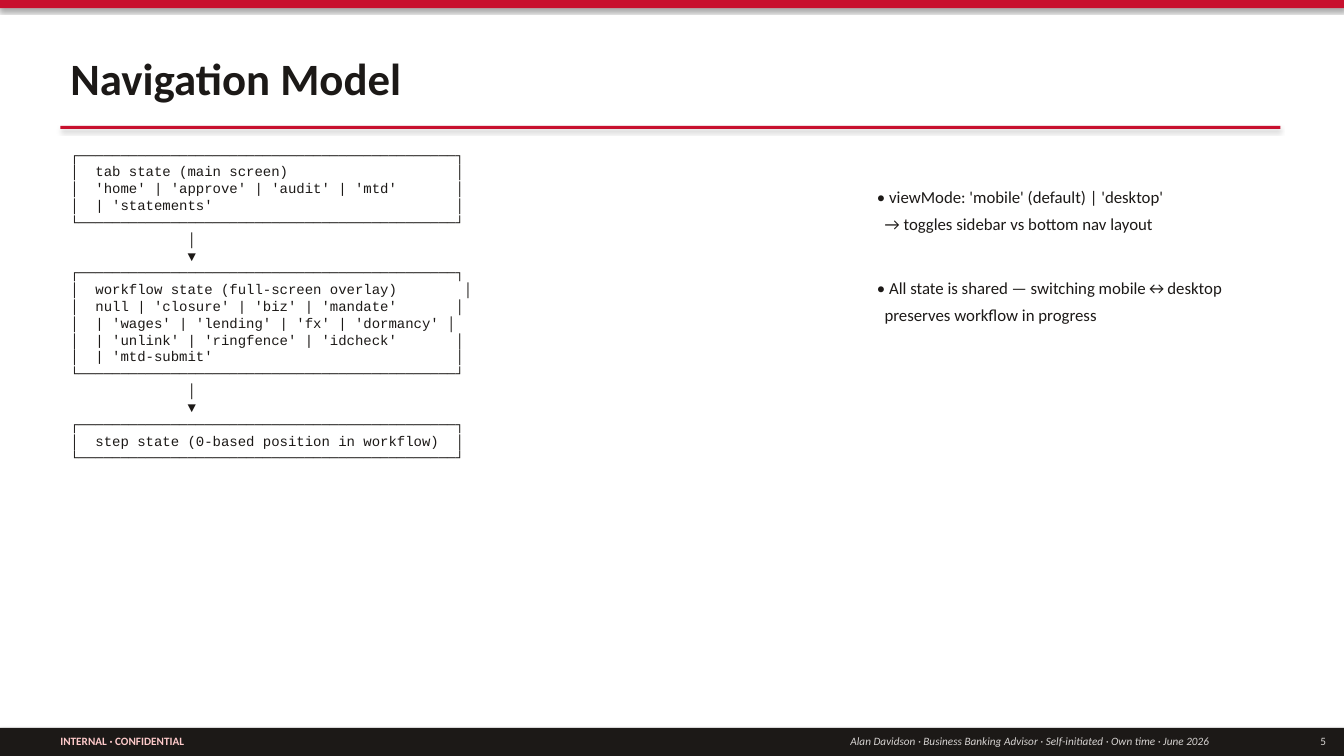
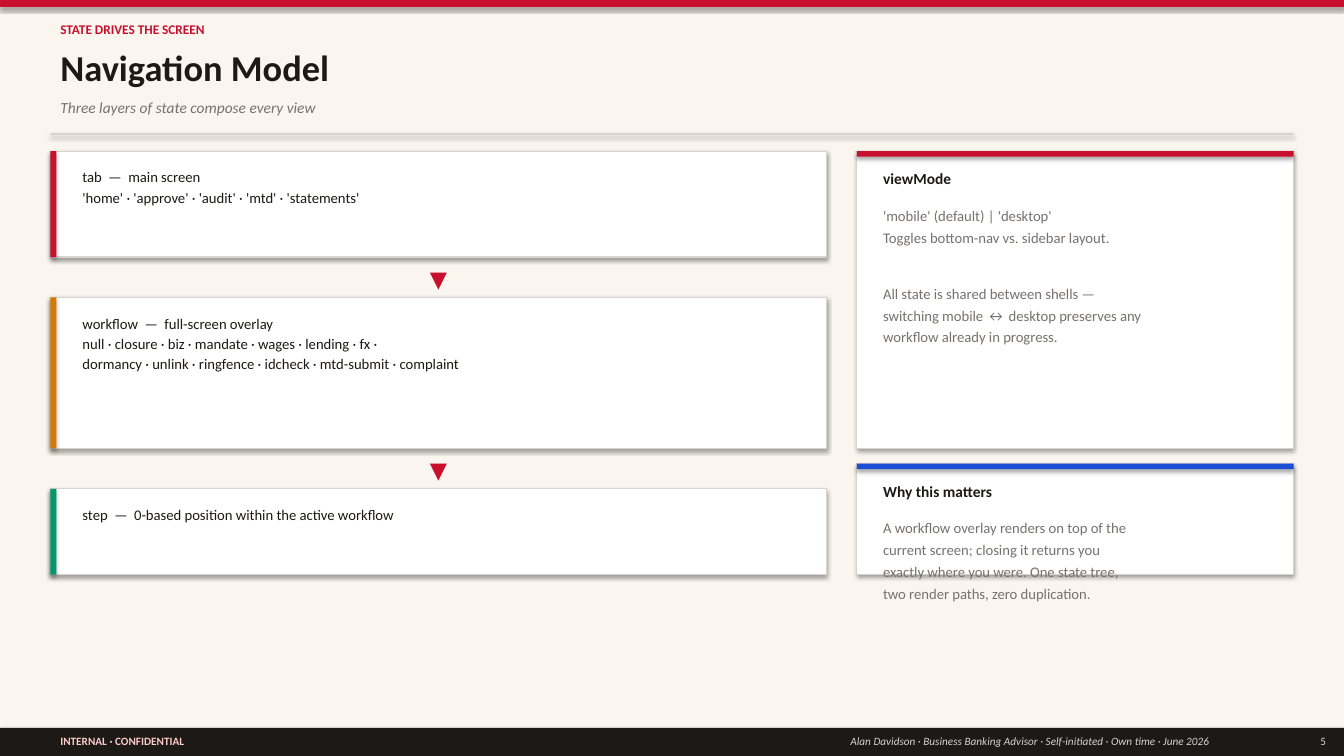
Before and after one commit to imscots-ui/santander, a slide deck: slide 5 of Santander_Architecture.pptx. Drawn at 1344x756 pixels with LibreOffice and Linux fonts; fonts in the diff are those of the drawing. Boxes give left, top, right and bottom in pixels: in the first picture for what was removed or moved away, otherwise in the second. Text is boxed around its words. In the diff, an @@ line names an element or a change of style, - is before the commit and + after.

```diff
--- a/Santander_Architecture.pptx
+++ b/Santander_Architecture.pptx
@@ rectangle added at box(0, 0, 1344, 756), fill #FAF6EF @@
@@ text added at box(60, 25, 204, 34), 9.5 pt, text #C8102E, bold @@
+STATE DRIVES THE SCREEN
@@ text "Navigation Model": place and size @@
-text "Navigation Model" at box(70, 63, 401, 103)
+text "Navigation Model" at box(60, 55, 329, 87)
@@ text "Navigation Model" at box(60, 55, 329, 87): size 32 to 26 pt @@
@@ text added at box(60, 102, 316, 116), 11 pt, text #78716C, italic @@
+Three layers of state compose every view
@@ rectangle: place and size @@
-rectangle at box(60, 126, 1280, 129)
+rectangle at box(50, 133, 1294, 135)
@@ rectangle at box(50, 133, 1294, 135): fill #C8102E to #D6D3D1 @@
@@ rectangle added at box(50, 151, 827, 257), fill #FFFFFF, outline #D6D3D1 0.75 pt @@
@@ rectangle added at box(50, 151, 56, 257), fill #C8102E @@
@@ text added at box(82, 171, 360, 206), 10.5 pt, text #1C1917 @@
+tab — main screen
+'home' · 'approve' · 'audit' · 'mtd' · 'statements'
@@ rectangle added at box(857, 151, 1294, 449), fill #FFFFFF, outline #D6D3D1 0.75 pt @@
@@ rectangle added at box(857, 151, 1294, 157), fill #C8102E @@
@@ text added at box(883, 173, 951, 184), 11 pt, text #1C1917, bold @@
+viewMode
@@ text at box(883, 210, 1141, 345): text changed; size 12 to 10.5 pt; text colour #1C1917 to #78716C @@
-• viewMode: 'mobile' (default) | 'desktop'
-→ toggles sidebar vs bottom nav layout
-• All state is shared — switching mobile↔desktop
-preserves workflow in progress
+'mobile' (default) | 'desktop'
+Toggles bottom-nav vs. sidebar layout.
+All state is shared between shells —
+switching mobile ↔ desktop preserves any
+workflow already in progress.
@@ text added at box(418, 260, 459, 290), 16 pt, text #C8102E, bold @@
+▼
@@ rectangle added at box(50, 297, 827, 449), fill #FFFFFF, outline #D6D3D1 0.75 pt @@
@@ rectangle added at box(50, 297, 56, 449), fill #D97706 @@
@@ text at box(82, 318, 459, 372): text changed; size 10 to 10.5 pt; font Courier New to Calibri @@
-┌─────────────────────────────────────────────┐
-│ tab state (main screen) │
-│ 'home' | 'approve' | 'audit' | 'mtd' │
-│ | 'statements' │
-└─────────────────────────────────────────────┘
-│
-▼
-┌─────────────────────────────────────────────┐
-│ workflow state (full-screen overlay) │
-│ null | 'closure' | 'biz' | 'mandate' │
-│ | 'wages' | 'lending' | 'fx' | 'dormancy' │
-│ | 'unlink' | 'ringfence' | 'idcheck' │
-│ | 'mtd-submit' │
-└─────────────────────────────────────────────┘
-│
-▼
-┌─────────────────────────────────────────────┐
-│ step state (0-based position in workflow) │
-└─────────────────────────────────────────────┘
+workflow — full-screen overlay
+null · closure · biz · mandate · wages · lending · fx ·
+dormancy · unlink · ringfence · idcheck · mtd-submit · complaint
@@ text added at box(418, 452, 459, 482), 16 pt, text #C8102E, bold @@
+▼
@@ rectangle added at box(857, 464, 1294, 575), fill #FFFFFF, outline #D6D3D1 0.75 pt @@
@@ rectangle added at box(857, 464, 1294, 470), fill #1D4ED8 @@
@@ rectangle added at box(50, 489, 827, 575), fill #FFFFFF, outline #D6D3D1 0.75 pt @@
@@ rectangle added at box(50, 489, 56, 575), fill #059669 @@
@@ text added at box(82, 509, 394, 523), 10.5 pt, text #1C1917 @@
+step — 0-based position within the active workflow
@@ text added at box(883, 486, 992, 500), 11 pt, text #1C1917, bold @@
+Why this matters
@@ text added at box(883, 523, 1126, 602), 10.5 pt, text #78716C @@
+A workflow overlay renders on top of the
+current screen; closing it returns you
+exactly where you were. One state tree,
+two render paths, zero duplication.
```
Also in this commit, not shown: 11 other slides changed, 1 other file.
